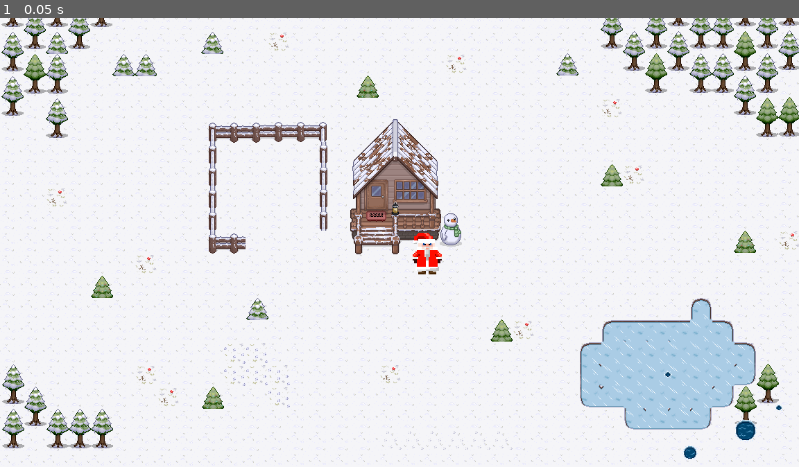
Above: before the commit, frame 1.
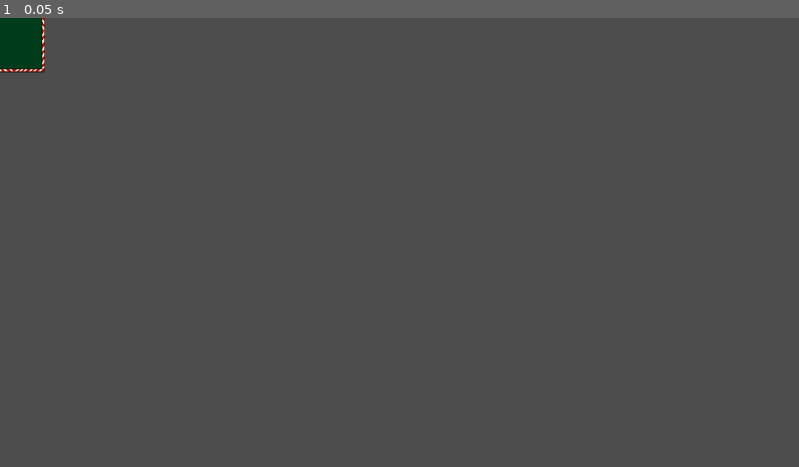
Above: after the commit, the same moment.

Repository: AllainDM/winter_jam
Game: Godot game, scene res://scene/Ui/MainWindow.tscn
Same seed, same stepped clock (60 frames per second), same inputs: the game is played once before the commit and once after it. Before the commit the project starts from res://scene/world.tscn.
Inputs:
- Up to frame 1 (0.05 s): no input

The runs differ from the first frame. In frame 1, 99% of the frame differs, in the area x 0-100%, y 0-100%.

Commit message:
Изменение
Test

Diff:
--- a/project.godot
+++ b/project.godot
@@ -11,7 +11,7 @@
 [application]
 
 config/name="winter_jam"
-run/main_scene="uid://cujin7o3a8m8v"
+run/main_scene="uid://b63qoltiquprq"
 config/features=PackedStringArray("4.5", "Forward Plus")
 config/icon="res://icon.svg"
 
--- a/scene/Home.tscn
+++ b/scene/Home.tscn
@@ -1,10 +1,10 @@
 [gd_scene load_steps=23 format=4 uid="uid://b4uq6hng2s27h"]
 
-[ext_resource type="Texture2D" uid="uid://dpyanj6kijayc" path="res://Assets/Home/TopDownHouse_FloorsAndWalls.png" id="1_nh0ma"]
-[ext_resource type="Texture2D" uid="uid://bc2wxgu3p8k87" path="res://Assets/Home/TopDownHouse_FloorsAndWalls_OpenDoors.png" id="2_ufhkq"]
-[ext_resource type="Texture2D" uid="uid://3yr8usf33h3t" path="res://Assets/Home/TopDownHouse_DoorsAndWindows.png" id="3_l5gvf"]
-[ext_resource type="Texture2D" uid="uid://bolqreyroxuxm" path="res://Assets/Home/TopDownHouse_FurnitureState2.png" id="4_kquoa"]
-[ext_resource type="Texture2D" uid="uid://dcavyldjwiplo" path="res://Assets/Home/TopDownHouse_SmallItems.png" id="5_73k4e"]
+[ext_resource type="Texture2D" uid="uid://dpyanj6kijayc" path="res://Assets/Environment/Home/TopDownHouse_FloorsAndWalls.png" id="1_nh0ma"]
+[ext_resource type="Texture2D" uid="uid://bc2wxgu3p8k87" path="res://Assets/Environment/Home/TopDownHouse_FloorsAndWalls_OpenDoors.png" id="2_ufhkq"]
+[ext_resource type="Texture2D" uid="uid://3yr8usf33h3t" path="res://Assets/Environment/Home/TopDownHouse_DoorsAndWindows.png" id="3_l5gvf"]
+[ext_resource type="Texture2D" uid="uid://bolqreyroxuxm" path="res://Assets/Environment/Home/TopDownHouse_FurnitureState2.png" id="4_kquoa"]
+[ext_resource type="Texture2D" uid="uid://dcavyldjwiplo" path="res://Assets/Environment/Home/TopDownHouse_SmallItems.png" id="5_73k4e"]
 
 [sub_resource type="TileSetAtlasSource" id="TileSetAtlasSource_03j6s"]
 texture = ExtResource("1_nh0ma")
--- a/scene/TheFirst.tscn
+++ b/scene/TheFirst.tscn
@@ -1,8 +1,8 @@
 [gd_scene load_steps=11 format=4 uid="uid://oxhdhmy8oden"]
 
-[ext_resource type="Texture2D" uid="uid://bxr3003ps6xov" path="res://Assets/spritesheet.png" id="1_0lul6"]
-[ext_resource type="Texture2D" uid="uid://b74gdtm74ccct" path="res://Assets/Decoration/Log_Cabin.png" id="2_fp65l"]
-[ext_resource type="Texture2D" uid="uid://ba7vggo65lgro" path="res://Assets/Decoration/Snowman_0.png" id="3_uqe4m"]
+[ext_resource type="Texture2D" uid="uid://bxr3003ps6xov" path="res://Assets/Environment/spritesheet.png" id="1_0lul6"]
+[ext_resource type="Texture2D" uid="uid://b74gdtm74ccct" path="res://Assets/Environment/Decoration/Log_Cabin.png" id="2_fp65l"]
+[ext_resource type="Texture2D" uid="uid://ba7vggo65lgro" path="res://Assets/Environment/Decoration/Snowman_0.png" id="3_uqe4m"]
 
 [sub_resource type="GDScript" id="GDScript_rcj8d"]
 script/source = "extends Node2D
--- /dev/null
+++ b/scene/Ui/MainWindow.tscn
@@ -0,0 +1,36 @@
+[gd_scene load_steps=3 format=3 uid="uid://b63qoltiquprq"]
+
+[ext_resource type="Texture2D" uid="uid://b3wfa1406y7v" path="res://Assets/Ui/christmasfree.png" id="1_mvbu5"]
+
+[sub_resource type="AtlasTexture" id="AtlasTexture_orkwj"]
+atlas = ExtResource("1_mvbu5")
+region = Rect2(67, 5, 89, 118)
+
+[node name="CanvasLayer" type="CanvasLayer"]
+
+[node name="Control" type="Control" parent="."]
+layout_mode = 3
+anchors_preset = 0
+offset_right = 40.0
+offset_bottom = 40.0
+
+[node name="PanelContainer" type="PanelContainer" parent="Control"]
+layout_mode = 1
+anchors_preset = 8
+anchor_left = 0.5
+anchor_top = 0.5
+anchor_right = 0.5
+anchor_bottom = 0.5
+offset_left = -44.5
+offset_top = -59.0
+offset_right = 44.5
+offset_bottom = 59.0
+grow_horizontal = 2
+grow_vertical = 2
+
+[node name="VBoxContainer" type="VBoxContainer" parent="Control/PanelContainer"]
+layout_mode = 2
+
+[node name="TextureRect" type="TextureRect" parent="Control/PanelContainer/VBoxContainer"]
+layout_mode = 2
+texture = SubResource("AtlasTexture_orkwj")
--- a/scene/world.tscn
+++ b/scene/world.tscn
@@ -1,8 +1,8 @@
 [gd_scene load_steps=11 format=4 uid="uid://cujin7o3a8m8v"]
 
-[ext_resource type="Texture2D" uid="uid://bxr3003ps6xov" path="res://Assets/spritesheet.png" id="2_m5mgf"]
-[ext_resource type="Texture2D" uid="uid://b74gdtm74ccct" path="res://Assets/Decoration/Log_Cabin.png" id="3_emkrx"]
-[ext_resource type="Texture2D" uid="uid://ba7vggo65lgro" path="res://Assets/Decoration/Snowman_0.png" id="4_0tg4p"]
+[ext_resource type="Texture2D" uid="uid://bxr3003ps6xov" path="res://Assets/Environment/spritesheet.png" id="2_m5mgf"]
+[ext_resource type="Texture2D" uid="uid://b74gdtm74ccct" path="res://Assets/Environment/Decoration/Log_Cabin.png" id="3_emkrx"]
+[ext_resource type="Texture2D" uid="uid://ba7vggo65lgro" path="res://Assets/Environment/Decoration/Snowman_0.png" id="4_0tg4p"]
 [ext_resource type="Texture2D" uid="uid://c2ymiqinr0a0m" path="res://Assets/ded_moroz.png" id="5_emkrx"]
 
 [sub_resource type="TileSetAtlasSource" id="TileSetAtlasSource_hcb8y"]
@@ -844,11 +844,12 @@
 [node name="CollisionPolygon2D7" type="CollisionPolygon2D" parent="StaticBody2D"]
 polygon = PackedVector2Array(871.9992, 1.1699448, 863.96704, 25.159195, 871.9241, 57.16989, 903.9133, 65.21283, 903.881 …(311 unchanged characters)…
 
-[node name="Camera2D" type="Camera2D" parent="."]
-position = Vector2(550, 344)
-
-[node name="DedMoroz" type="Sprite2D" parent="."]
+[node name="Player" type="Sprite2D" parent="."]
 texture_filter = 1
 position = Vector2(590, 360)
 scale = Vector2(2.1000009, 1.8155096)
 texture = ExtResource("5_emkrx")
+
+[node name="Camera2D" type="Camera2D" parent="Player"]
+position = Vector2(-19.047607, -8.812958)
+scale = Vector2(0.47619027, 0.55080956)
Not shown, removed: Assets/Decoration/Log.png.import
Not shown, removed: Assets/Decoration/Log_Cabin.png.import
Not shown, removed: Assets/Decoration/Snowman_0.png.import
Not shown, removed: Assets/Decoration/Snowman_1.png.import
Not shown, removed: Assets/Decoration/Snowman_2.png.import
Not shown, removed: Assets/Decoration/Snowman_3.png.import
Not shown, removed: Assets/Decoration/Snowman_4.png.import
Not shown, removed: Assets/Decoration/Snowman_5.png.import
Renamed: Assets/Decoration/Log.png -> Assets/Environment/Decoration/Log.png
Not shown, added: Assets/Environment/Decoration/Log.png.import
Renamed: Assets/Decoration/Log_Cabin.png -> Assets/Environment/Decoration/Log_Cabin.png
Not shown, added: Assets/Environment/Decoration/Log_Cabin.png.import
(and 277 more such lines)
